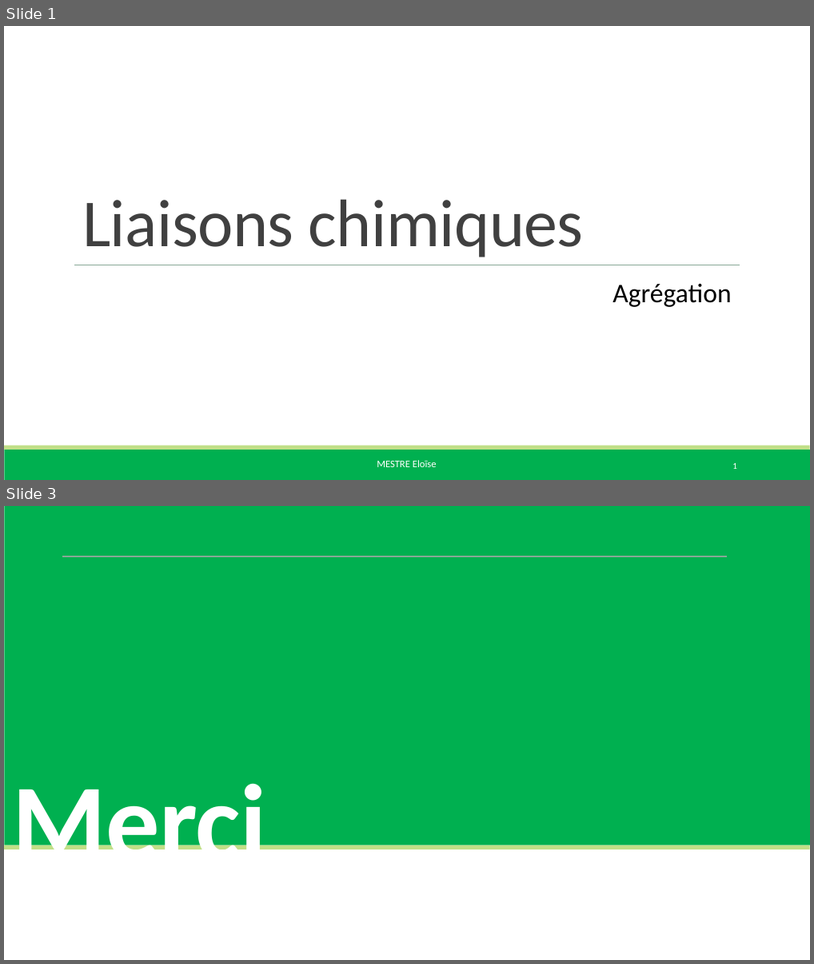
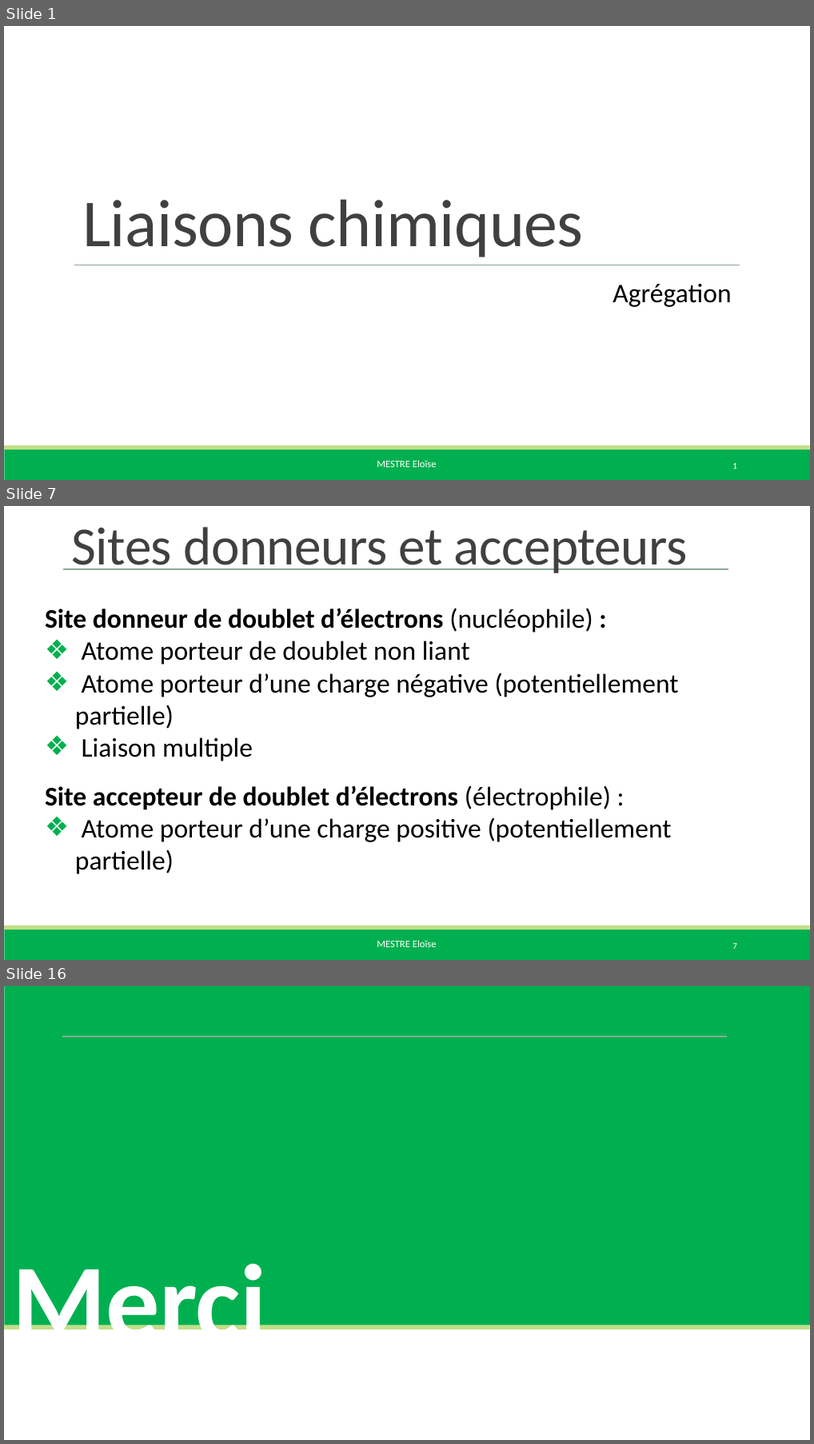
Before and after one commit to eloisemestre/Oraux_agreg, a slide deck: LC/LC 14 Liaisons chimique (lycée)/LC 14 diapo.pptx. Shown one above the other, each under a label of ours: slides 1 and 3 before the commit, slides 1, 7 and 16 after it; the slides between them are not shown. The pictures are 814x964 and 814x1444 pixels, drawn with LibreOffice and Linux fonts; fonts in the diff are those of the drawing. Boxes give left, top, right and bottom in pixels: in the first picture for what was removed or moved away, otherwise in the second. Text is boxed around its words. In the diff, an @@ line names an element or a change of style, - is before the commit and + after.

```diff
--- a/LC/LC 14 Liaisons chimique (lycée)/LC 14 diapo.pptx
+++ b/LC/LC 14 Liaisons chimique (lycée)/LC 14 diapo.pptx
@@ slide 7 added at bbox=[4, 506, 810, 960], background #FFFFFF; not listed: 3 template elements that a slide beside it also shows @@
@@ title added at bbox=[71, 527, 688, 573], 48 pt, text #404040 @@
+Sites donneurs et accepteurs
@@ line added from (64, 569) to (729, 569), #87A896 1 pt @@
@@ text added at bbox=[45, 608, 679, 874], 24 pt, text #000000 @@
+Site donneur de doublet d’électrons (nucléophile) :
+❖ Atome porteur de doublet non liant
+❖ Atome porteur d’une charge négative (potentiellement partielle)
+❖ Liaison multiple
+Site accepteur de doublet d’électrons (électrophile) :
+❖ Atome porteur d’une charge positive (potentiellement partielle)
@@ page number added at bbox=[733, 943, 738, 948], 7.9 pt, text #FFFFFF @@
+7
@@ what was slide 3 is now slide 16 @@
```
Also in this commit, not shown: 13 other slides added, 1 slide removed, 14 other files.
